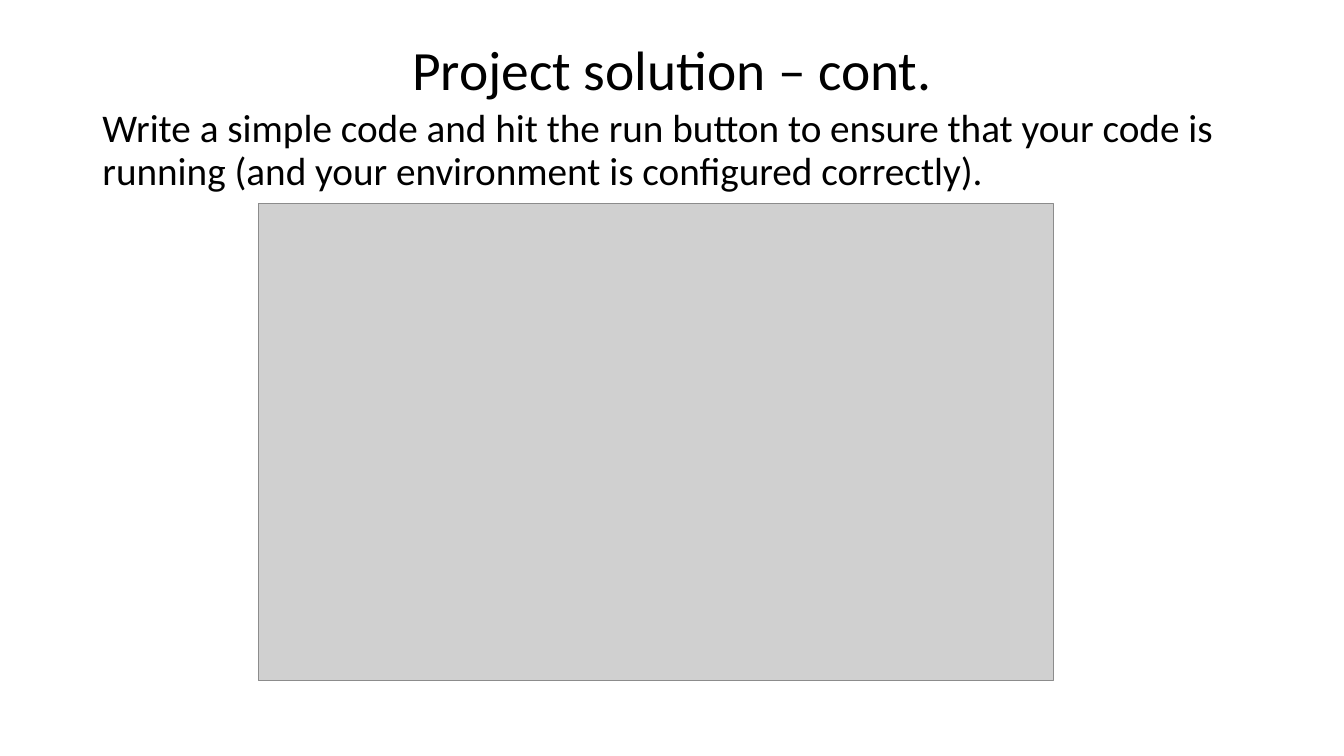
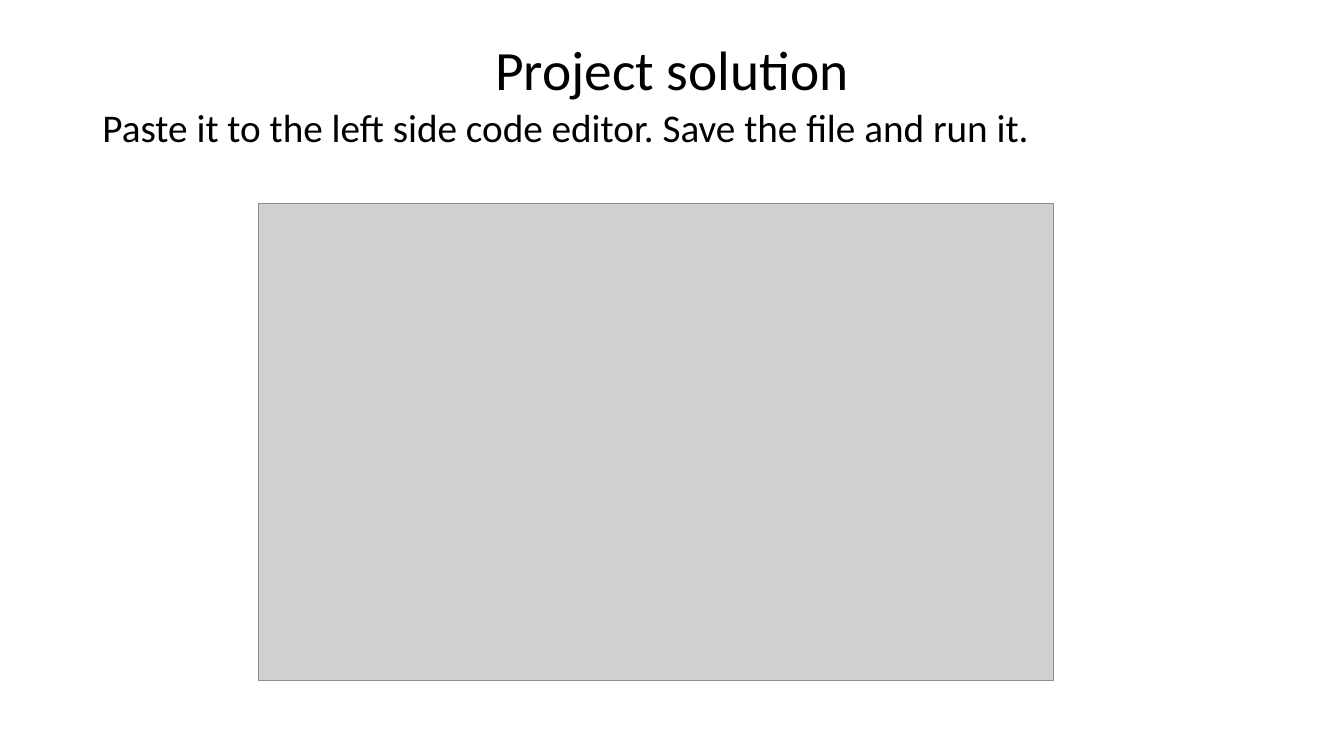
Before and after one commit to henrywma/foConnect, a slide deck: slide 26 of Python guide.pptx (slide 25 before the commit). Drawn at 1344x756 pixels with LibreOffice and Linux fonts; fonts in the diff are those of the drawing; grey boxes stand for pictures. Boxes give left, top, right and bottom in pixels: in the first picture for what was removed or moved away, otherwise in the second. Text is boxed around its words. In the diff, an @@ line names an element or a change of style, - is before the commit and + after.

```diff
--- a/Python guide.pptx
+++ b/Python guide.pptx
@@ title at box(495, 51, 849, 100): text changed @@
-Project solution – cont.
+Project solution
@@ text at box(102, 114, 1029, 143): text changed @@
-Write a simple code and hit the run button to ensure that your code is running (and your environment is configured correctly).
+Paste it to the left side code editor. Save the file and run it.
```
Also in this commit, not shown: 7 other slides changed.
